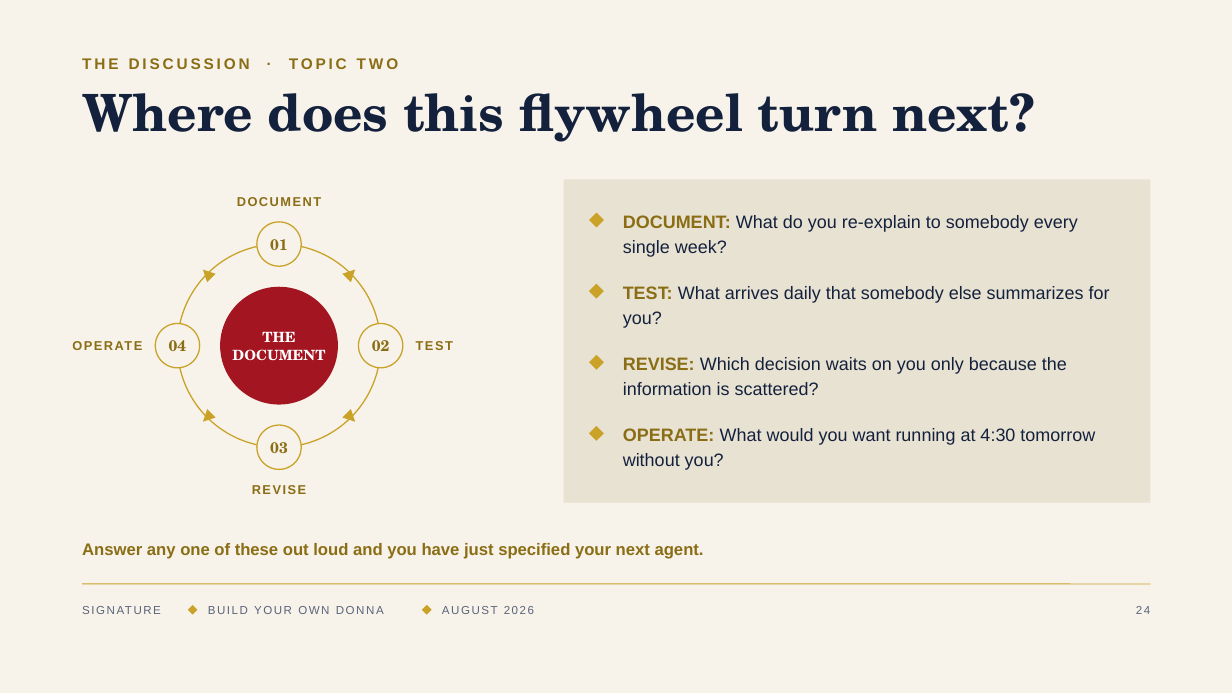
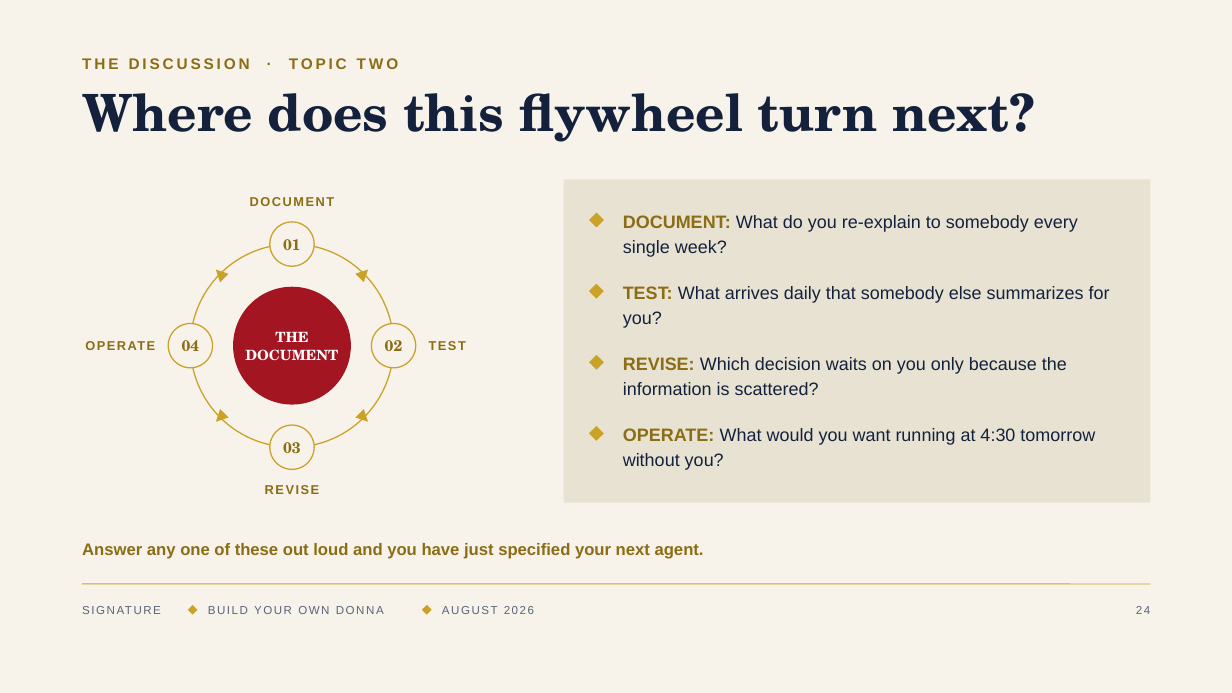
Before and after one commit to denisekgosnell/Donna, a slide deck: slide 24 of decks/build-your-own-donna-v2.pptx. Drawn at 1232x693 pixels with LibreOffice and Linux fonts; fonts in the diff are those of the drawing. Boxes give left, top, right and bottom in pixels: in the first picture for what was removed or moved away, otherwise in the second. Text is boxed around its words. In the diff, an @@ line names an element or a change of style, - is before the commit and + after.

```diff
--- a/decks/build-your-own-donna-v2.pptx
+++ b/decks/build-your-own-donna-v2.pptx
@@ 9 texts, 6 ellipses, 4 triangles: place and size @@
-9 texts, 6 ellipses, 4 triangles at bbox=[55, 197, 453, 494]
+9 texts, 6 ellipses, 4 triangles at bbox=[68, 197, 466, 494]
```
Also in this commit, not shown: 6 other slides changed, 4 other files.
